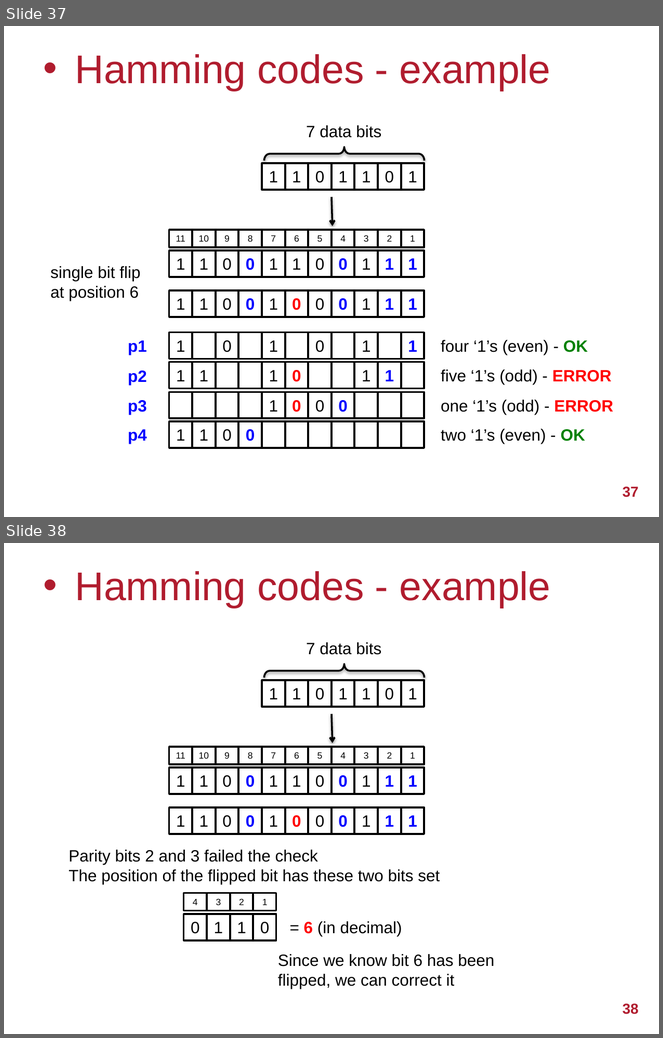
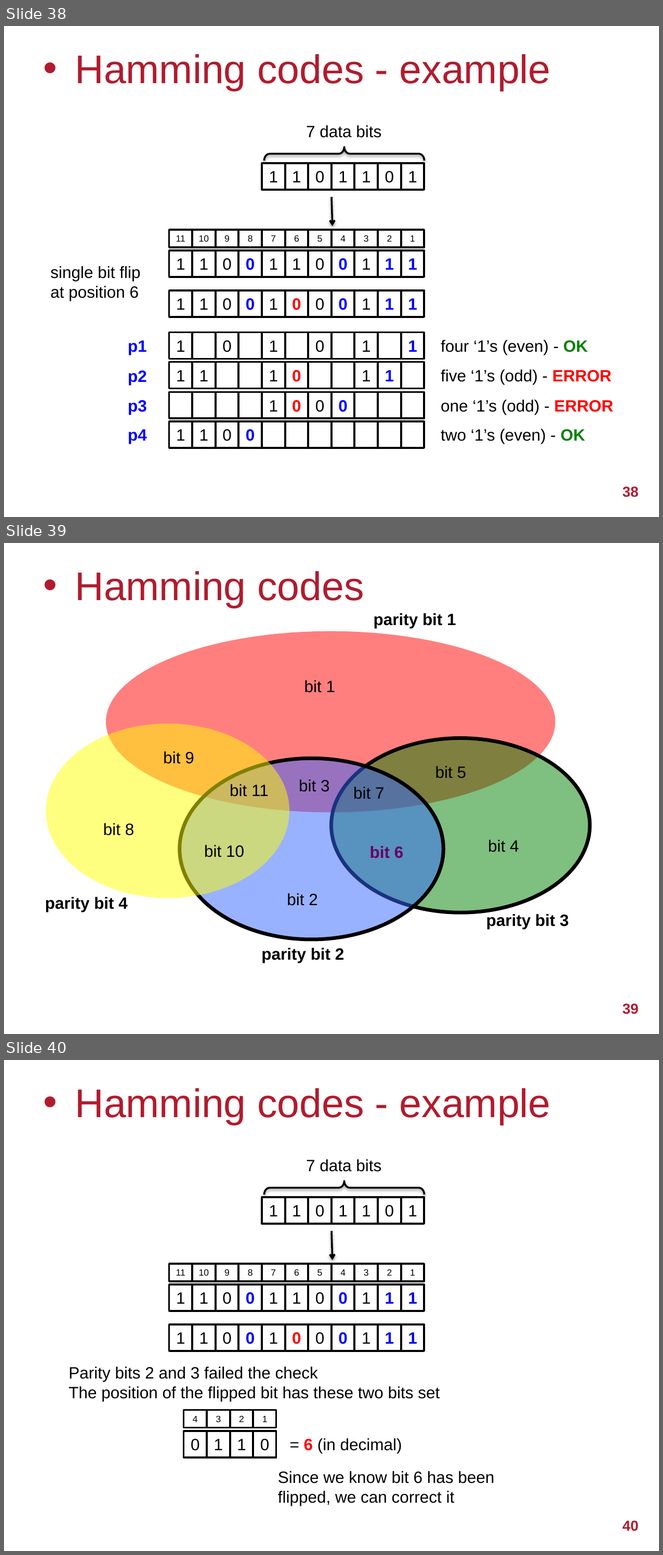
Before and after one commit to UoB-HPC/abft-training, a slide deck: sparse-abft.pptx. Shown one above the other, each under a label of ours: slides 37 and 38 before the commit, slides 38, 39 and 40 after it. The pictures are 663x1038 and 663x1555 pixels, drawn with LibreOffice and Linux fonts; fonts in the diff are those of the drawing; background and template pictures are left out. Boxes give left, top, right and bottom in pixels: in the first picture for what was removed or moved away, otherwise in the second. Text is boxed around its words. In the diff, an @@ line names an element or a change of style, - is before the commit and + after.

Commit message:
Add Venn diagrams showing hamming codes

```diff
--- a/sparse-abft.pptx
+++ b/sparse-abft.pptx
@@ slide 39 added at [4,543,659,1034], background #FFFFFF @@
@@ title added at [75,571,364,608], 44 pt, text #B01C2E @@
+• Hamming codes
@@ text added at [374,613,456,628], 18 pt, text #000000, bold @@
+parity bit 1
@@ text added at [305,680,336,693], 18 pt, text #000000 @@
+bit 1
@@ group added at [46,631,591,940]: 4 ellipses @@
@@ text added at [163,752,194,764], 18 pt, text #000000 @@
+bit 9
@@ text added at [436,766,467,778], 18 pt, text #000000 @@
+bit 5
@@ text added at [230,784,269,797], 18 pt, text #000000 @@
+bit 11
@@ text added at [299,780,330,792], 18 pt, text #000000 @@
+bit 3
@@ text added at [353,787,385,799], 18 pt, text #000000 @@
+bit 7
@@ text added at [103,823,135,836], 18 pt, text #000000 @@
+bit 8
@@ text added at [204,845,244,858], 18 pt, text #000000 @@
+bit 10
@@ text added at [370,846,404,859], 18 pt, text #660066, bold @@
+bit 6
@@ text added at [488,840,519,852], 18 pt, text #000000 @@
+bit 4
@@ text added at [45,897,128,912], 18 pt, text #000000, bold @@
+parity bit 4
@@ text added at [287,893,318,906], 18 pt, text #000000 @@
+bit 2
@@ text added at [487,914,569,929], 18 pt, text #000000, bold @@
+parity bit 3
@@ text added at [261,948,345,963], 18 pt, text #000000, bold @@
+parity bit 2
@@ page number added at [623,1004,639,1015], 16 pt, text #B01C2E, bold @@
+39
@@ what was slide 37 is now slide 38 @@
@@ page number at [623,487,639,498]: text changed @@
-37
+38
@@ what was slide 38 is now slide 40 @@
@@ page number at [623,1521,639,1532]: text changed @@
-38
+40
```
Also in this commit, not shown: 1 slide changed, 1 other slide added.
